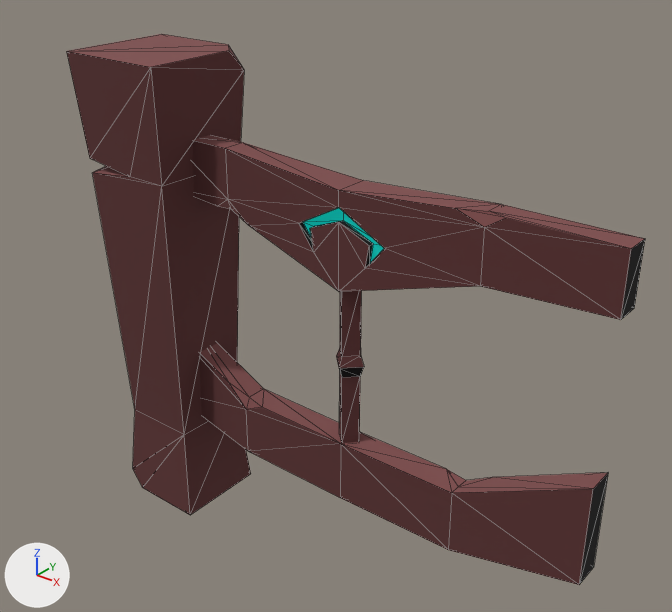
One commit to the glTF model assets/05_Fantasy_Pack/FenceWoodSmall_01/FenceWoodSmall_01.glb: the scene before it, then after it.
Rendered twice from a camera (50 mm lens) standing at (1.7, -1.343, 1.486) and looking at (0.579, 0.059, 0.617). Lighting does not change. The marker at lower left points along +X, +Y and +Z. Mesh edges are drawn as thin lines. Objects named as collision shapes, trigger or cutter boxes, shadow casters or lower levels of detail are left out. Vertices at the same position are counted once.

The scene before the commit, as lines of its bpy script (objects in view):
```python
me_cube_224 = bpy.data.meshes.new('Cube.224')
me_cube_224.from_pydata(...)  # 136 vertices, 256 faces; spans x 0.004..1.226, y -0.133..0.133, z 0.0..1.113
# faces by material slot: [244, 12]
me_cube_224.materials.append(mat_fantasypack_mat)  # picture img_fanstasypack_tx
me_cube_224.materials.append(mat_fantasypack_emission_mat)
ob_fencewoodsmall_01 = bpy.data.objects.new('FenceWoodSmall_01', me_cube_224)
ob_fencewoodsmall_01.location = (0.0, 0.0, 0.0)
```
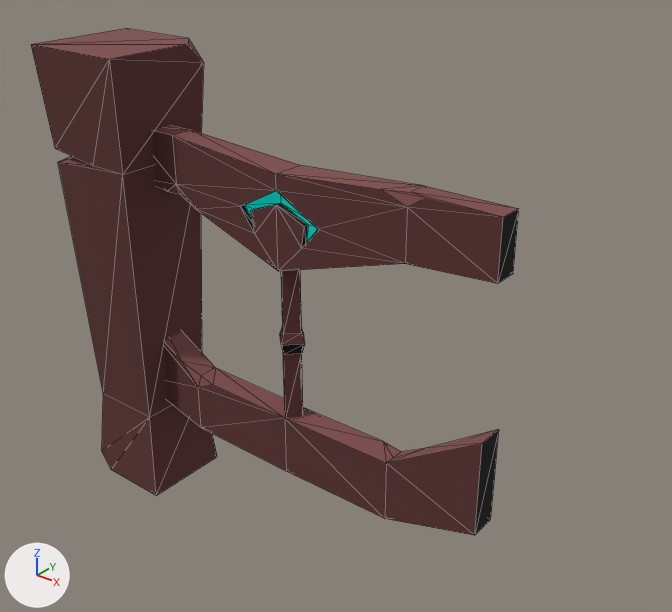
Location of each change, [x1, y1, x2, y2] in pixels of the pictures (672 x 612 px; the box of a moved part takes in the faces that stretch with it):
```json
{"object": "FenceWoodSmall_01", "change": "reshaped", "before": [67, 34, 645, 585], "after": [31, 28, 519, 535], "on screen": "16% narrower, 8% shorter"}
{"part": 1, "of": "me_cube_224", "change": "moved or reshaped", "before": [67, 34, 251, 515], "after": [31, 28, 217, 496]}
{"part": 2, "of": "me_cube_224", "change": "moved or reshaped", "before": [193, 135, 645, 585], "after": [153, 125, 519, 535]}
```

Edits to the scene script, one JSON object a line:
```json
{"block": "me_cube_224", "where": "# used by ob_fencewoodsmall_01; location = (0.0, 0.0, 0.0)"}
{"op": "remove", "block": "me_cube_224", "code": "me_cube_224.from_pydata(...)  # 136 vertices, 256 faces; spans x 0.004..1.226, y -0.133..0.133, z 0.0..1.113"}
{"op": "add", "block": "me_cube_224", "code": "me_cube_224.from_pydata(...)  # 136 vertices, 256 faces; spans x -0.121..1.003, y -0.133..0.133, z 0.0..1.113"}
{"block": "me_cube_224", "change": "me_cube_224 part 1: the loose piece of 28 vertices spanning x 0.004..0.27, y -0.133..0.133, z 0.0..1.113 is moved by (-0.126, 0.0, 0.0)"}
{"block": "me_cube_224", "change": "me_cube_224 part 2: 108 of 136 vertices moved; they spanned x 0.102..1.226, y -0.038..0.038, z 0.204..0.942 and now span x -0.024..1.003, y -0.038..0.038, z 0.204..0.942; mean shift (-0.162, 0.0, 0.0); largest move (0.322, -0.027, 0.809) -> (0.051, 0.027, 0.821)"}
```
